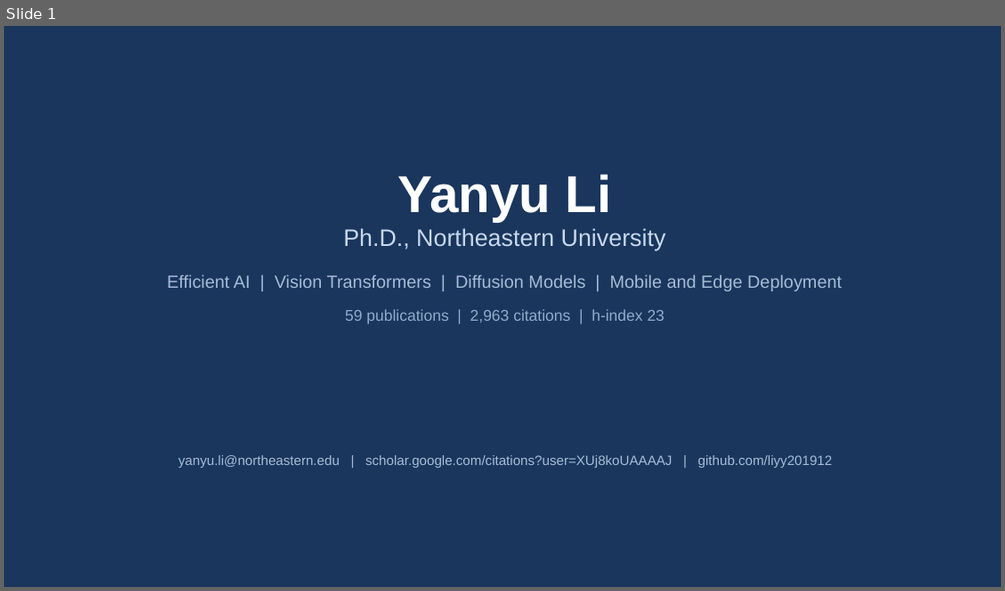
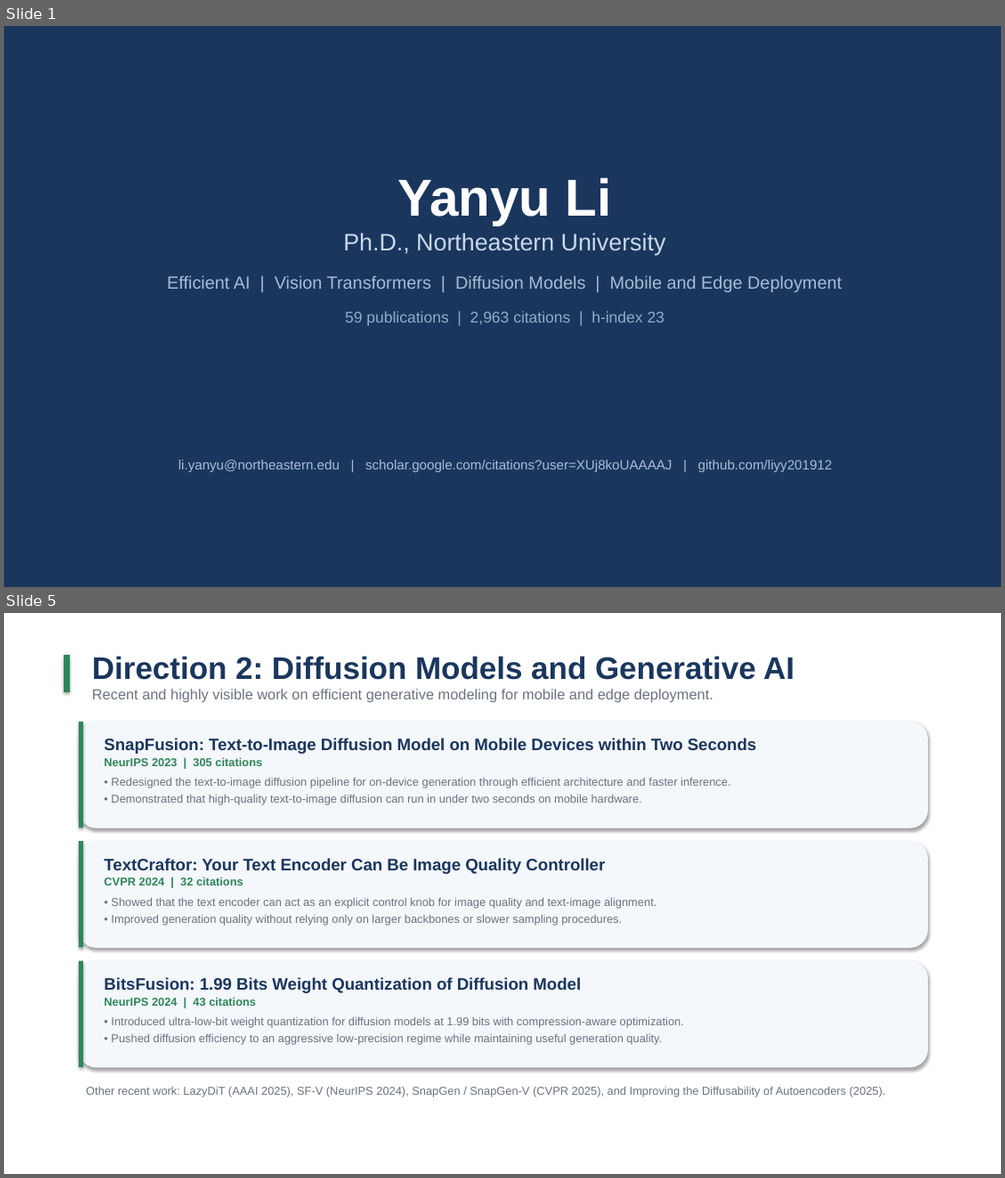
Before and after one commit to liyy201912/yy-webpage, a slide deck: presentation.pptx. Shown one above the other, each under a label of ours: slide 1 before the commit, slides 1 and 5 after it; the slides between them are not shown. The pictures are 1005x591 and 1005x1178 pixels, drawn with LibreOffice and Linux fonts; fonts in the diff are those of the drawing. Boxes give left, top, right and bottom in pixels: in the first picture for what was removed or moved away, otherwise in the second. Text is boxed around its words. In the diff, an @@ line names an element or a change of style, - is before the commit and + after.

```diff
--- a/presentation.pptx
+++ b/presentation.pptx
@@ slide 5 added at [4,613,1001,1174], background #FFFFFF @@
@@ rectangle added at [64,655,70,692], fill #2F8559 @@
@@ text added at [92,656,794,703], 14 pt, text #6B7280 @@
+Direction 2: Diffusion Models and Generative AI
+Recent and highly visible work on efficient generative modeling for mobile and edge deployment.
@@ rounded rectangle added at [79,722,928,827], fill #F4F7FB, outline #F4F7FB 1 pt @@
@@ rectangle added at [79,722,83,827], fill #2F8559 @@
@@ text added at [104,738,757,805], 11 pt, text #6B7280 @@
+SnapFusion: Text-to-Image Diffusion Model on Mobile Devices within Two Seconds
+NeurIPS 2023 | 305 citations
+• Redesigned the text-to-image diffusion pipeline for on-device generation through efficient architecture and faster inference.
+• Demonstrated that high-quality text-to-image diffusion can run in under two seconds on mobile hardware.
@@ rounded rectangle added at [79,841,928,948], fill #F4F7FB, outline #F4F7FB 1 pt @@
@@ rectangle added at [79,841,83,948], fill #2F8559 @@
@@ text added at [104,858,656,925], 11 pt, text #6B7280 @@
+TextCraftor: Your Text Encoder Can Be Image Quality Controller
+CVPR 2024 | 32 citations
+• Showed that the text encoder can act as an explicit control knob for image quality and text-image alignment.
+• Improved generation quality without relying only on larger backbones or slower sampling procedures.
@@ rounded rectangle added at [79,961,928,1067], fill #F4F7FB, outline #F4F7FB 1 pt @@
@@ rectangle added at [79,961,83,1067], fill #2F8559 @@
@@ text added at [104,977,684,1045], 11 pt, text #6B7280 @@
+BitsFusion: 1.99 Bits Weight Quantization of Diffusion Model
+NeurIPS 2024 | 43 citations
+• Introduced ultra-low-bit weight quantization for diffusion models at 1.99 bits with compression-aware optimization.
+• Pushed diffusion efficiency to an aggressive low-precision regime while maintaining useful generation quality.
@@ text added at [86,1086,886,1097], 11 pt, text #6B7280 @@
+Other recent work: LazyDiT (AAAI 2025), SF-V (NeurIPS 2024), SnapGen / SnapGen-V (CVPR 2025), and Improving the Diffusability of Autoencoders (2025).
@@ slide 1 changed as well @@
@@ text at [343,232,666,255]: less space between paragraphs @@
@@ text at [178,459,833,472]: text changed @@
-yanyu.li@northeastern.edu | scholar.google.com/citations?user=XUj8koUAAAAJ | github.com/liyy201912
+li.yanyu@northeastern.edu | scholar.google.com/citations?user=XUj8koUAAAAJ | github.com/liyy201912
```
Also in this commit, not shown: 3 other slides changed, 2 other slides added, 5 slides removed, 3 other files.
